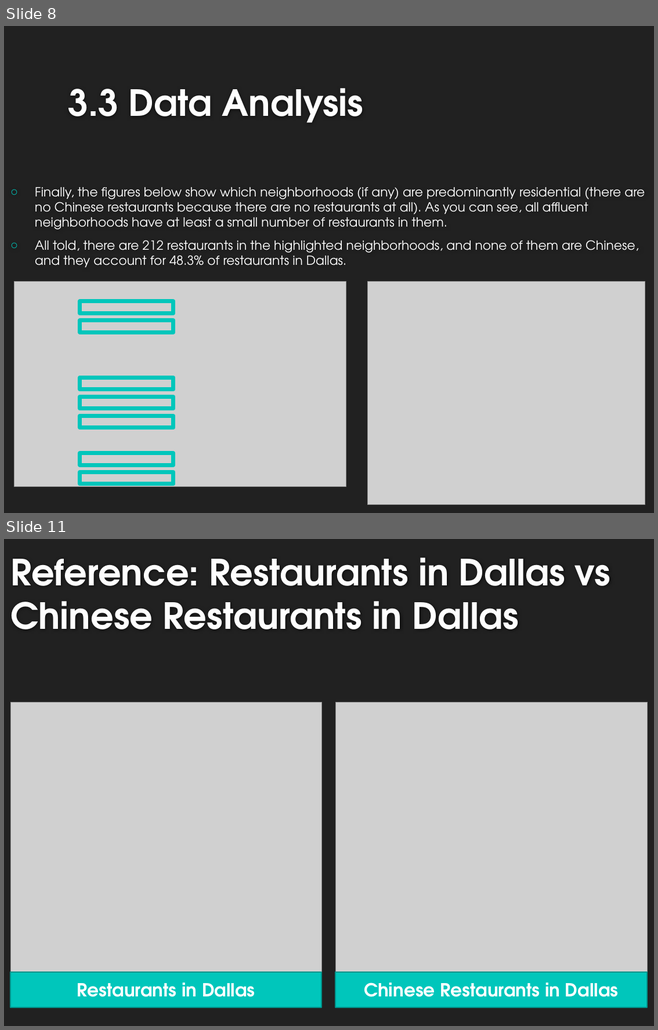
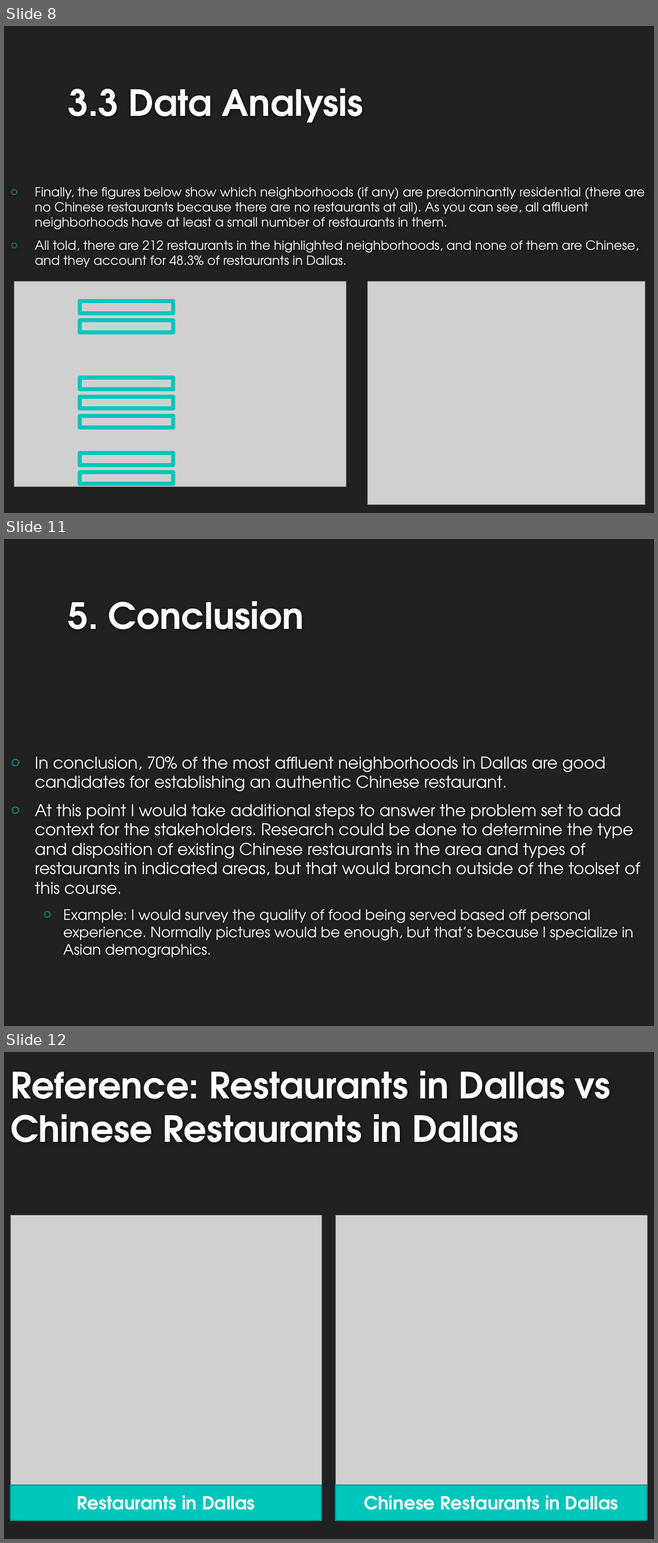
Before and after one commit to mel-fortinsparks/Coursera_Capstone, a slide deck: Battle of The Neighborhoods Part 2 PPT.pptx. Shown one above the other, each under a label of ours: slides 8 and 11 before the commit, slides 8, 11 and 12 after it; the slides between them are not shown. The pictures are 658x1030 and 658x1543 pixels, drawn with LibreOffice and Linux fonts; fonts in the diff are those of the drawing; grey boxes stand for pictures; background and template pictures are left out. Boxes give left, top, right and bottom in pixels: in the first picture for what was removed or moved away, otherwise in the second. Text is boxed around its words. In the diff, an @@ line names an element or a change of style, - is before the commit and + after.

```diff
--- a/Battle of The Neighborhoods Part 2 PPT.pptx
+++ b/Battle of The Neighborhoods Part 2 PPT.pptx
@@ slide 11 added at (4,539,654,1026), background #212121 @@
@@ title added at (68,601,304,629), 40 pt, text #FEFEFE, bold @@
+5. Conclusion
@@ text added at (35,756,640,958), 18 pt, text #FFFFFF @@
+○ In conclusion, 70% of the most affluent neighborhoods in Dallas are good candidates for establishing an authentic Chinese restaurant.
+○ At this point I would take additional steps to answer the problem set to add context for the stakeholders. Research could be done to determine the type and disposition of existing Chinese restaurants in the area and types of restaurants in indicated areas, but that would branch outside of the toolset of this course.
+  ○ Example: I would survey the quality of food being served based off personal experience. Normally pictures would be enough, but that’s because I specialize in Asian demographics.
@@ what was slide 11 is now slide 12 @@
```
Also in this commit, not shown: 2 slides changed, 4 other files.
